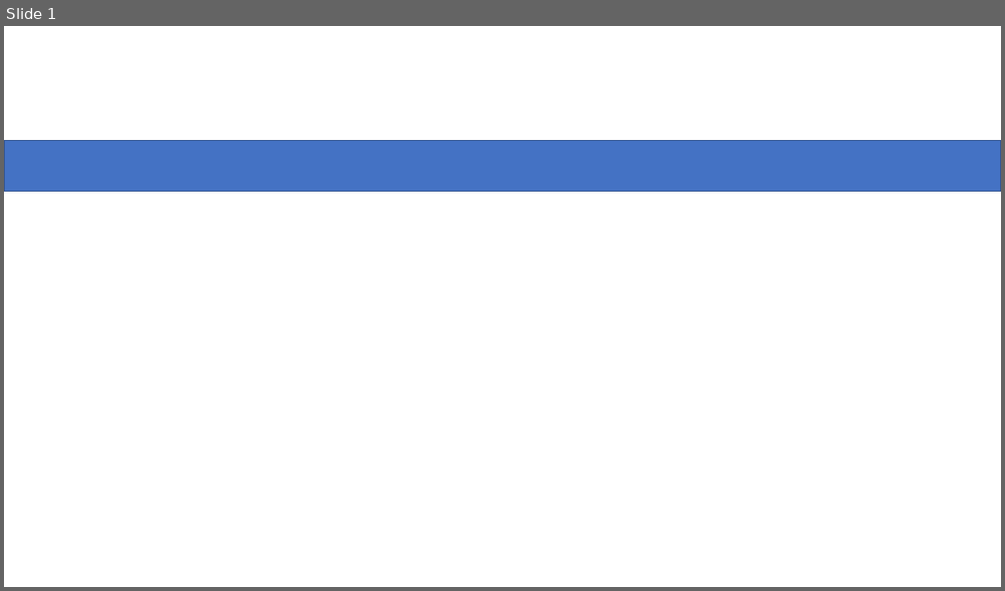
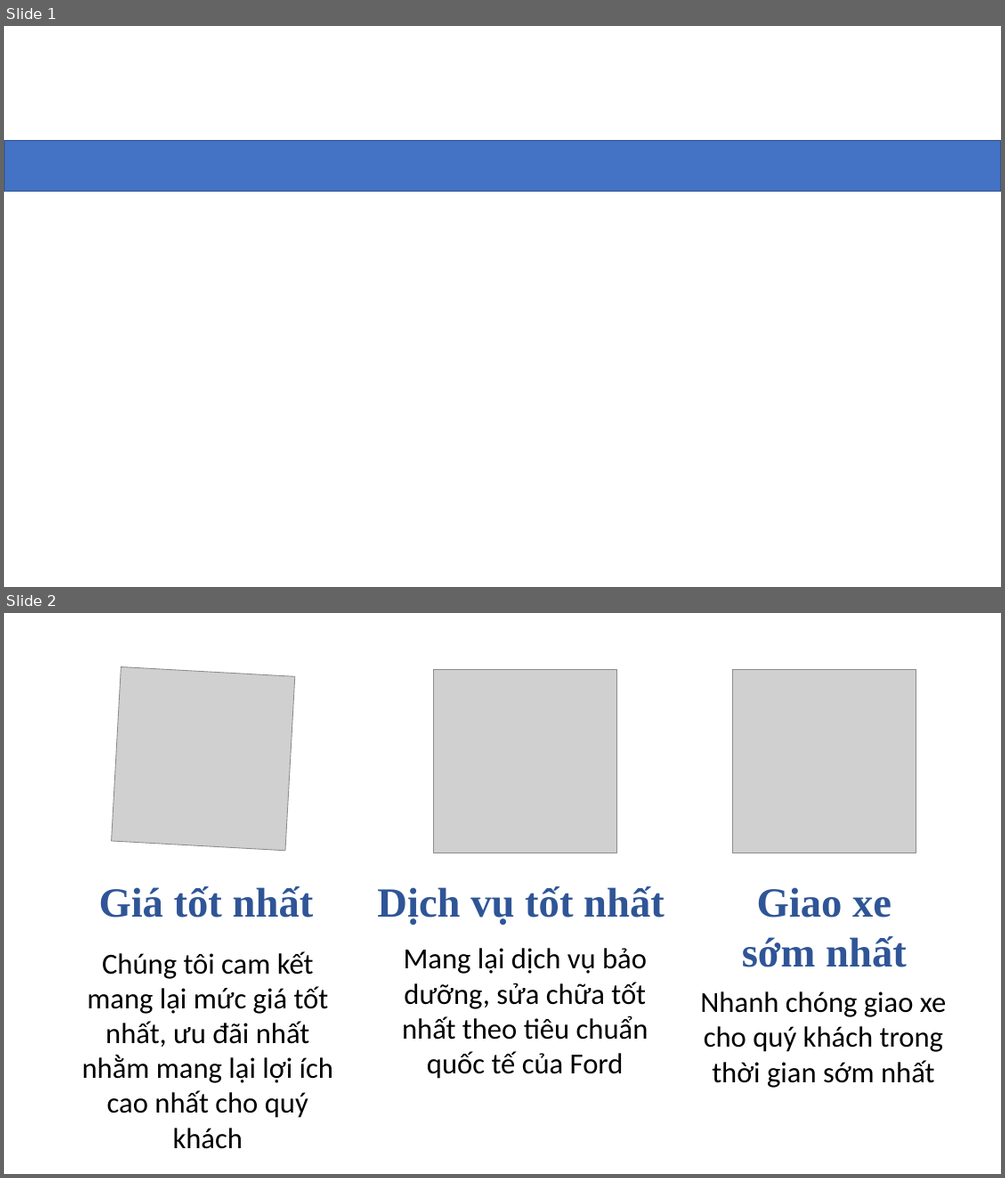
Before and after one commit to Snallz121/CS511-Cuoi-ki, a slide deck: resou/HomeUI.pptx. Shown one above the other, each under a label of ours: slide 1 before the commit, slides 1 and 2 after it. The pictures are 1005x591 and 1005x1178 pixels, drawn with LibreOffice and Linux fonts; fonts in the diff are those of the drawing; grey boxes stand for pictures. Boxes give left, top, right and bottom in pixels: in the first picture for what was removed or moved away, otherwise in the second. Text is boxed around its words. In the diff, an @@ line names an element or a change of style, - is before the commit and + after.

```diff
--- a/resou/HomeUI.pptx
+++ b/resou/HomeUI.pptx
@@ slide 2 added at [4,613,1001,1174], background #FFFFFF @@
@@ picture added at [112,666,295,851] @@
@@ picture added at [433,669,617,853] @@
@@ picture added at [732,669,916,853] @@
@@ text added at [99,886,314,917], 40 pt, text #2F5597, bold @@
+Giá tốt nhất
@@ text added at [377,886,664,925], 40 pt, text #2F5597, bold @@
+Dịch vụ tốt nhất
@@ text added at [742,887,906,967], 40 pt, text #2F5597, bold @@
+Giao xe sớm nhất
@@ text added at [82,951,333,1118], 28 pt, text #000000 @@
+Chúng tôi cam kết mang lại mức giá tốt nhất, ưu đãi nhất nhằm mang lại lợi ích cao nhất cho quý khách
@@ text added at [402,948,648,1078], 28 pt, text #000000 @@
+Mang lại dịch vụ bảo dưỡng, sửa chữa tốt nhất theo tiêu chuẩn quốc tế của Ford
@@ text added at [700,991,947,1087], 28 pt, text #000000 @@
+Nhanh chóng giao xe cho quý khách trong thời gian sớm nhất
```
Also in this commit, not shown: 2 other slides added, 37 other files.
